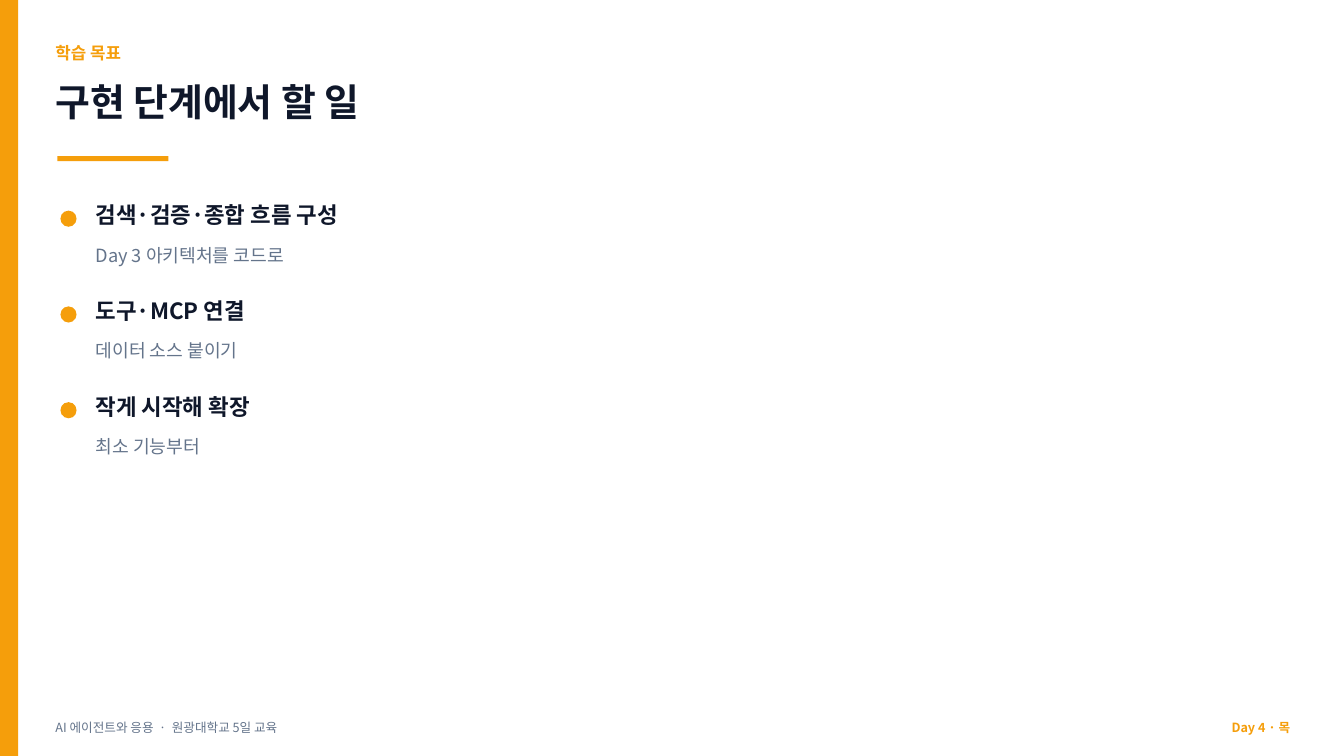
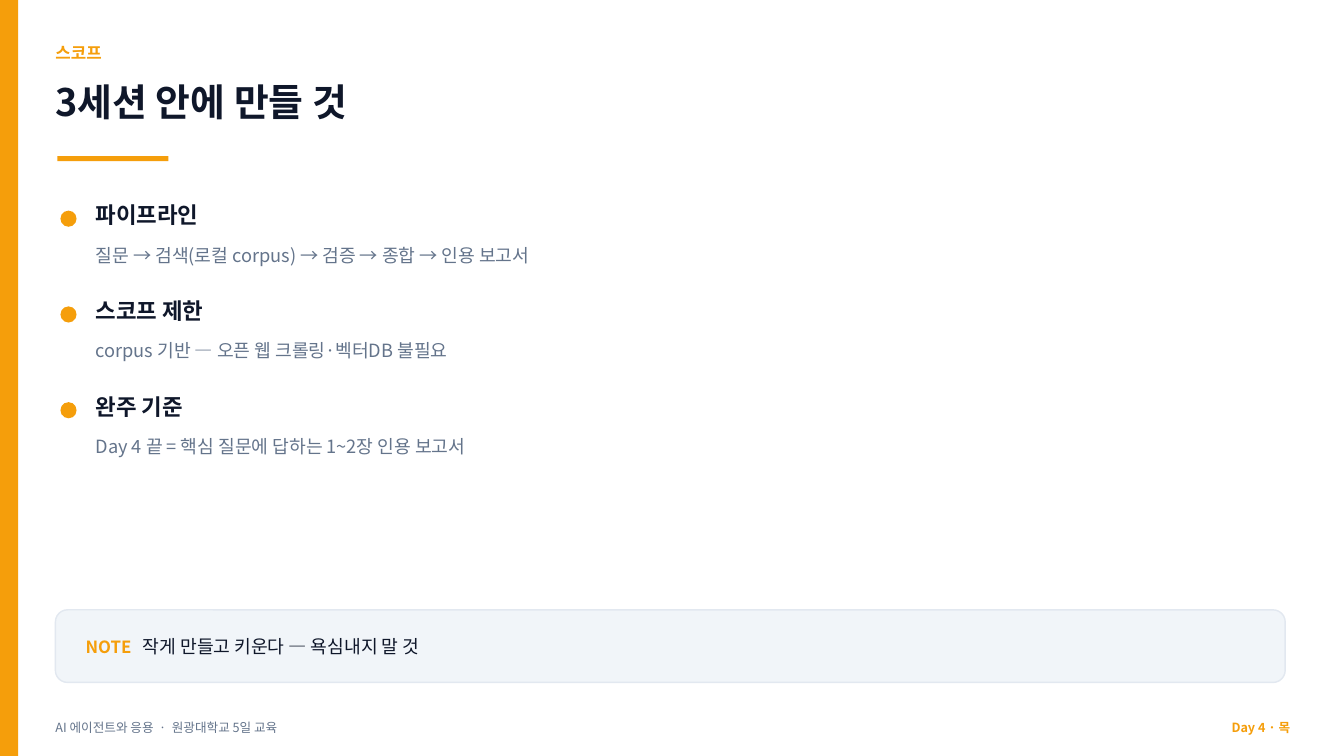
Before and after one commit to jyshin-22/wku-ai-agent-program, a slide deck: slide 6 of slides/day4.pptx (slide 7 before the commit). Drawn at 1344x756 pixels with LibreOffice and Linux fonts; fonts in the diff are those of the drawing. Boxes give left, top, right and bottom in pixels: in the first picture for what was removed or moved away, otherwise in the second. Text is boxed around its words. In the diff, an @@ line names an element or a change of style, - is before the commit and + after.

```diff
--- a/slides/day4.pptx
+++ b/slides/day4.pptx
@@ text at (55, 46, 101, 59): text changed @@
-학습 목표
+스코프
@@ text at (55, 84, 347, 120): text changed @@
-구현 단계에서 할 일
+3세션 안에 만들 것
@@ text at (96, 204, 199, 225): text changed @@
-검색·검증·종합 흐름 구성
+파이프라인
@@ text at (96, 247, 529, 266): text changed @@
-Day 3 아키텍처를 코드로
+질문 → 검색(로컬 corpus) → 검증 → 종합 → 인용 보고서
@@ text at (96, 300, 203, 321): text changed @@
-도구·MCP 연결
+스코프 제한
@@ text at (96, 342, 447, 361): text changed @@
-데이터 소스 붙이기
+corpus 기반 — 오픈 웹 크롤링·벡터DB 불필요
@@ text at (96, 396, 183, 417): text changed @@
-작게 시작해 확장
+완주 기준
@@ text at (96, 438, 465, 457): text changed @@
-최소 기능부터
+Day 4 끝 = 핵심 질문에 답하는 1~2장 인용 보고서
@@ rounded rectangle added at (55, 610, 1286, 683), fill #F1F5F9, outline #E2E8F0 1 pt @@
@@ text added at (86, 638, 420, 655), 13 pt, text #0F172A @@
+NOTE 작게 만들고 키운다 — 욕심내지 말 것
```
Also in this commit, not shown: 7 other slides changed, 12 other files.
